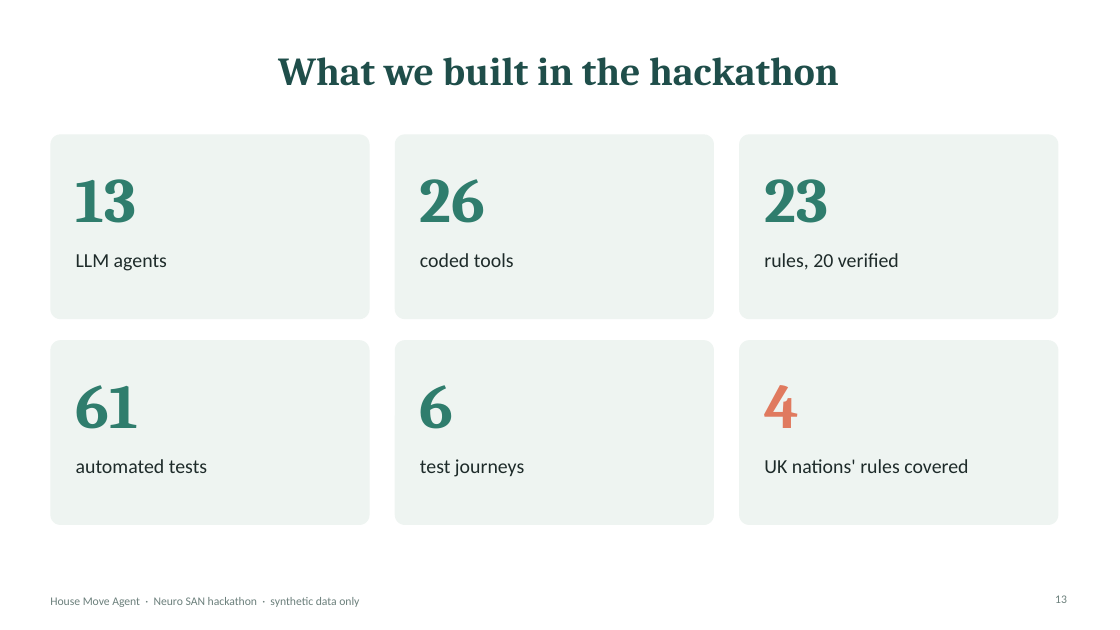
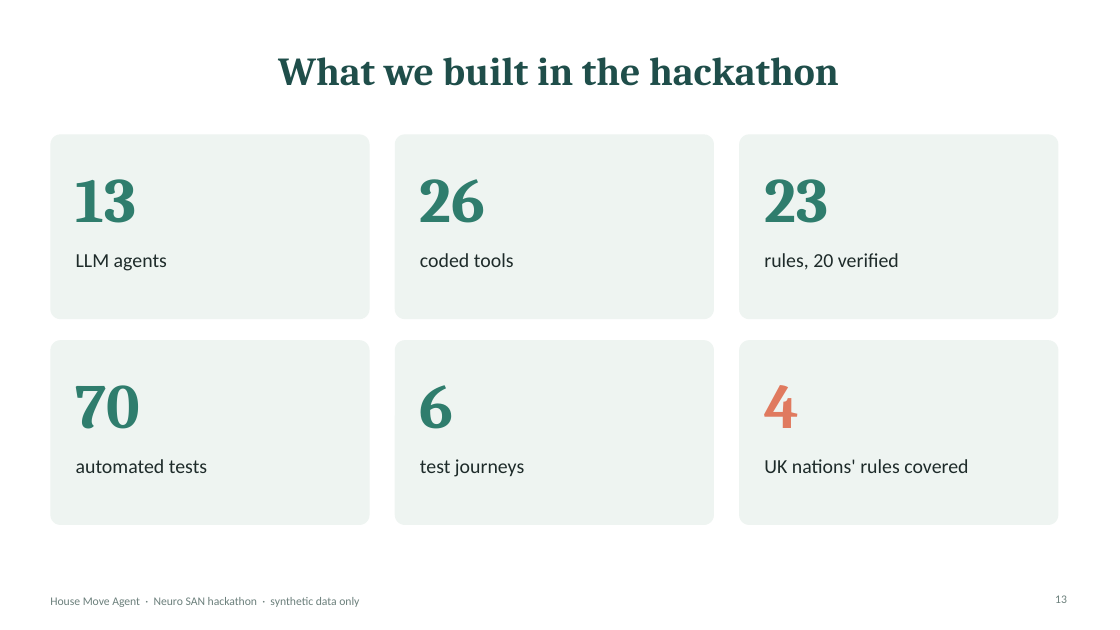
Before and after one commit to varadarajp/neuro-san-house-move, a slide deck: slide 13 of House_Move_Agent.pptx. Drawn at 1120x630 pixels with LibreOffice and Linux fonts; fonts in the diff are those of the drawing. Boxes give left, top, right and bottom in pixels: in the first picture for what was removed or moved away, otherwise in the second. Text is boxed around its words. In the diff, an @@ line names an element or a change of style, - is before the commit and + after.

```diff
--- a/House_Move_Agent.pptx
+++ b/House_Move_Agent.pptx
@@ text at bbox=[76, 385, 141, 429]: text changed @@
-61
+70
```
Also in this commit, not shown: 2 other slides changed, 47 other files.
